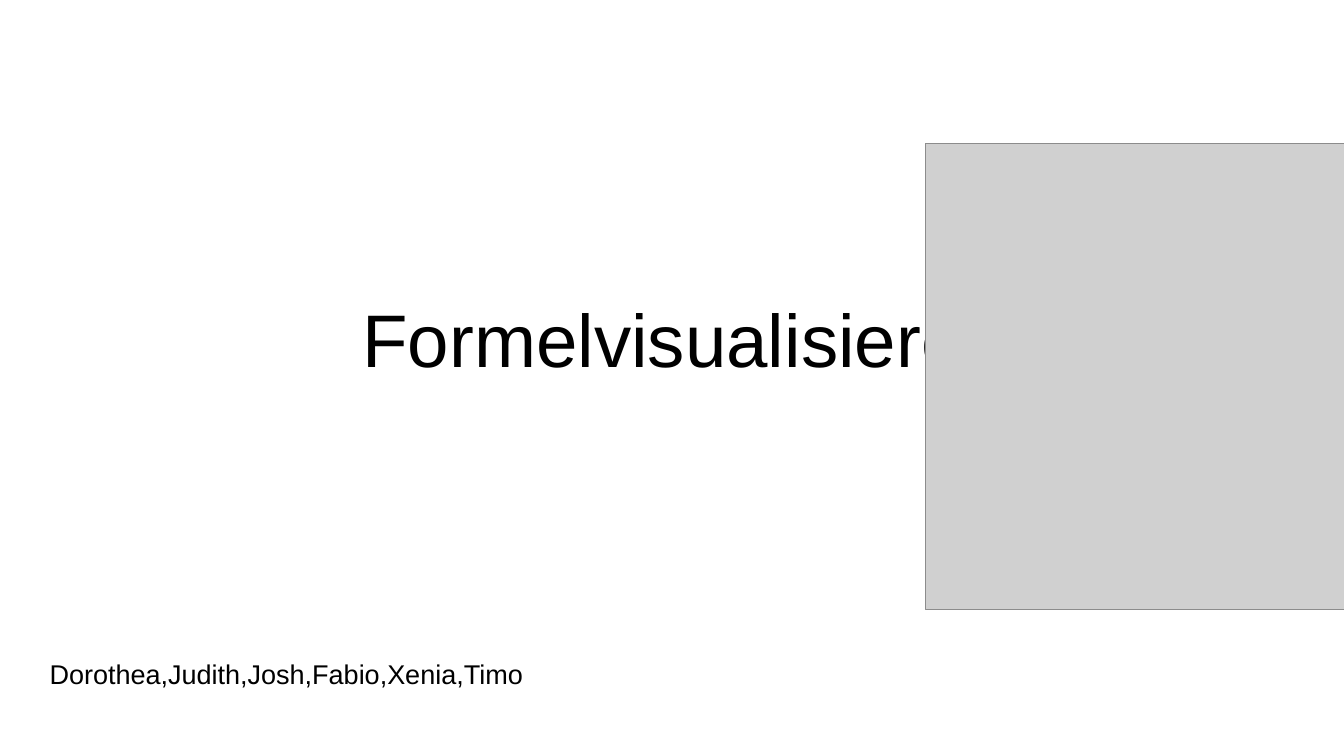
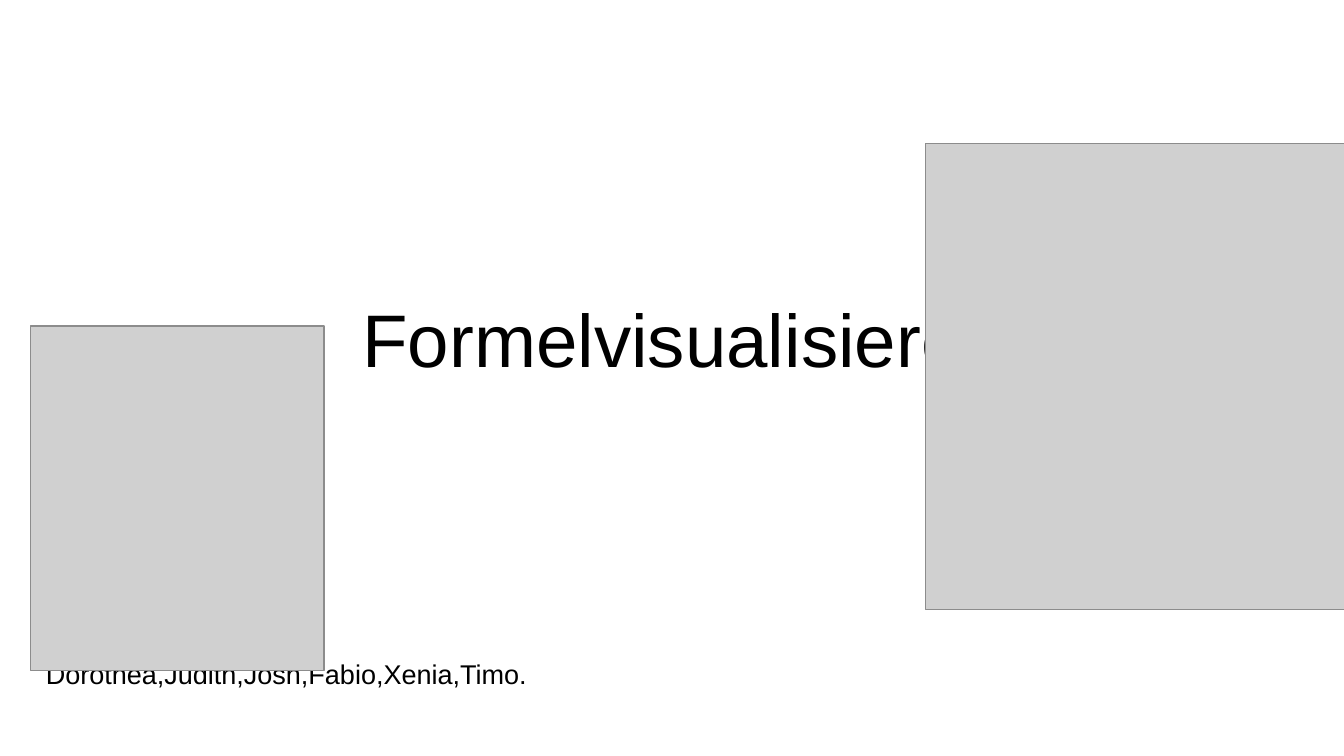
Before and after one commit to Jugendhackt/MathebuchVisualisierer, a slide deck: slide 1 of Präsentation/Powerpoint weniger Alpakas.odp. Drawn at 1344x756 pixels with LibreOffice and Linux fonts; fonts in the diff are those of the drawing; grey boxes stand for pictures. Boxes give left, top, right and bottom in pixels: in the first picture for what was removed or moved away, otherwise in the second. Text is boxed around its words. In the diff, an @@ line names an element or a change of style, - is before the commit and + after.

Commit message:
Präsentation

```diff
--- a/Präsentation/Powerpoint weniger Alpakas.odp
+++ b/Präsentation/Powerpoint weniger Alpakas.odp
@@ picture added at (30,327,324,671) @@
@@ subtitle at (46,663,527,688): text changed @@
-Dorothea,Judith,Josh,Fabio,Xenia,Timo
+Dorothea,Judith,Josh,Fabio,Xenia,Timo.
```
Also in this commit, not shown: 4 other slides changed, 1 slide added, 5 other files.
